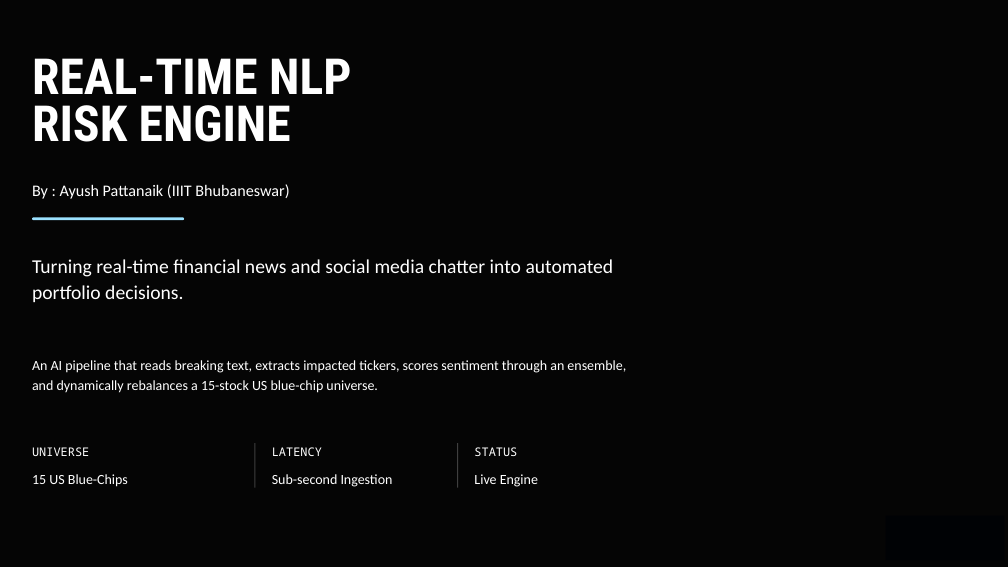
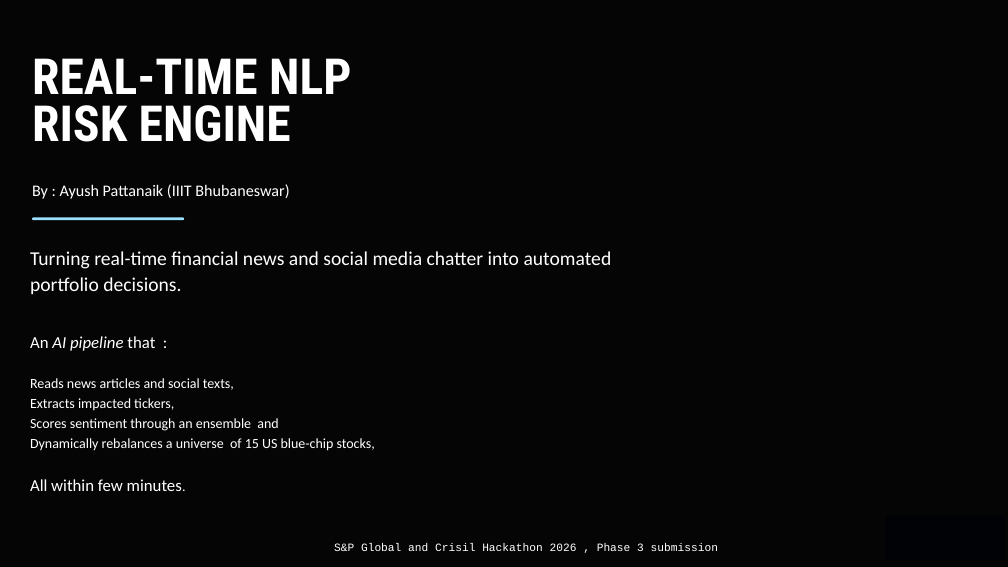
Before and after one commit to AyuPat-97/AyuPat-97-IIIT-Bhubaneswar-Ayush-Pattanaik-Hackathon, a slide deck: slide 1 of docs/presentation.pptx. Drawn at 1008x567 pixels with LibreOffice and Linux fonts; fonts in the diff are those of the drawing; background and template pictures are left out. Boxes give left, top, right and bottom in pixels: in the first picture for what was removed or moved away, otherwise in the second. Text is boxed around its words. In the diff, an @@ line names an element or a change of style, - is before the commit and + after.

```diff
--- a/docs/presentation.pptx
+++ b/docs/presentation.pptx
@@ text "Turning real-time financial news and ...": place and size @@
-text "Turning real-time financial news and ..." at [32, 259, 614, 302]
+text "Turning real-time financial news and ..." at [30, 251, 612, 294]
@@ text at [30, 336, 375, 491]: text changed @@
-An AI pipeline that reads breaking text, extracts impacted tickers, scores sentiment through an ensemble, and dynamically rebalances a 15-stock US blue-chip universe.
+An AI pipeline that :
+Reads news articles and social texts,
+Extracts impacted tickers,
+Scores sentiment through an ensemble and
+Dynamically rebalances a universe of 15 US blue-chip stocks,
+All within few minutes.
@@ text removed at [32, 447, 89, 456] @@
-UNIVERSE
@@ rectangle removed at [254, 444, 255, 488] @@
@@ text removed at [272, 447, 322, 456] @@
-LATENCY
@@ rectangle removed at [458, 444, 459, 488] @@
@@ text removed at [474, 447, 517, 456] @@
-STATUS
@@ text removed at [32, 474, 128, 487] @@
-15 US Blue-Chips
@@ text removed at [272, 474, 393, 487] @@
-Sub-second Ingestion
@@ text removed at [474, 474, 538, 487] @@
-Live Engine
@@ text added at [334, 543, 718, 551], 8 pt, text #FFFFFF @@
+S&P Global and Crisil Hackathon 2026 , Phase 3 submission
```
Also in this commit, not shown: 1 other slide changed, 2 other files.
